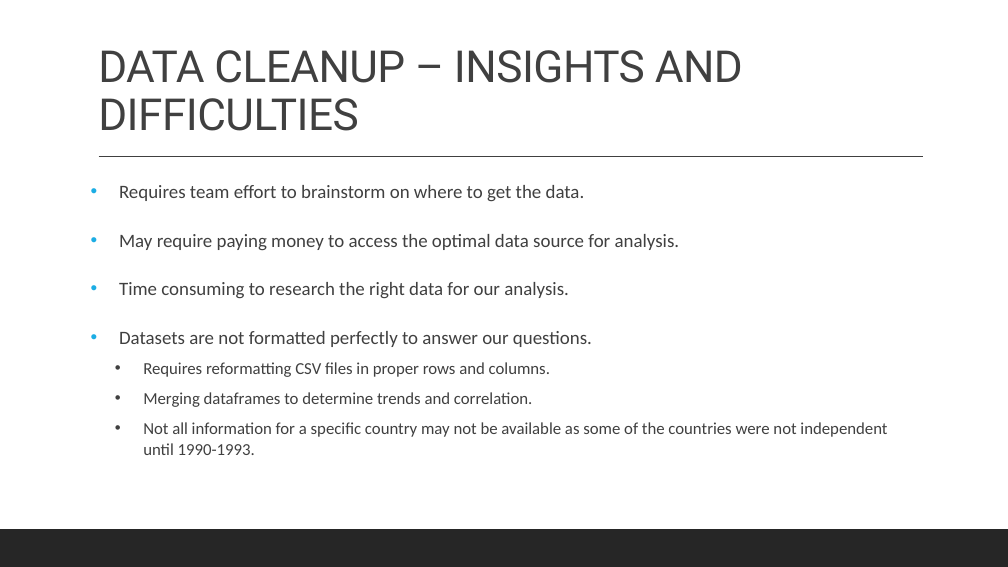
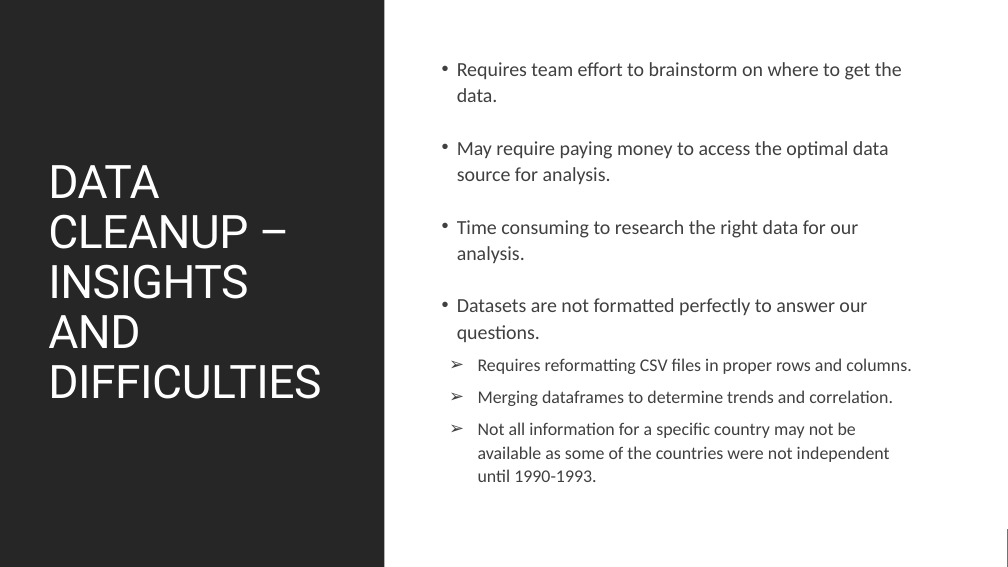
Before and after one commit to cbeachey/project1_influencers, a slide deck: slide 8 of Effects of Sugar Consumption.pptx (slide 7 before the commit). Drawn at 1008x567 pixels with LibreOffice and Linux fonts; fonts in the diff are those of the drawing. Boxes give left, top, right and bottom in pixels: in the first picture for what was removed or moved away, otherwise in the second. Text is boxed around its words. In the diff, an @@ line names an element or a change of style, - is before the commit and + after.

```diff
--- a/Effects of Sugar Consumption.pptx
+++ b/Effects of Sugar Consumption.pptx
@@ rectangle added at <box>0,0,1008,567</box>, fill #FFFFFF @@
@@ rectangle added at <box>0,0,384,567</box>, fill #262626 @@
@@ title "DATA CLEANUP – INSIGHTS AND ...": place and size @@
-title "DATA CLEANUP – INSIGHTS AND ..." at <box>98,50,743,131</box>
+title "DATA CLEANUP – INSIGHTS AND ..." at <box>48,165,321,399</box>
@@ title "DATA CLEANUP – INSIGHTS AND ..." at <box>48,165,321,399</box>: size 42 to 44 pt, text colour #404040 to #FFFFFF; vertical alignment bottom to middle @@
@@ text "Requires team effort to brainstorm ...": place and size @@
-text "Requires team effort to brainstorm ..." at <box>119,185,887,455</box>
+text "Requires team effort to brainstorm ..." at <box>457,62,911,482</box>
@@ text "Requires team effort to brainstorm ..." at <box>457,62,911,482</box>: size 18 to 19 pt in "Requires team effort to brainstorm on where ...", "May require paying money to access the ...", "Time consuming to research the right data ...", "Datasets are not formatted perfectly to answer ..."; size 16 to 17 pt in "Requires reformatting CSV files in proper rows ...", "Merging dataframes to determine trends and correlation.", "Not all information for a specific country ..."; list level 1 to 2 in "Requires team effort to brainstorm ..."; line spacing 1.07 to 1.1; list level 1 to 2 in "May require paying money to ..."; list level 1 to 2 in "Time consuming to research the ..."; list level 1 to 2 in "Datasets are not formatted perfectly ..."; bullet • to ➢ @@
@@ line removed from (99, 157) to (923, 157) @@
```
Also in this commit, not shown: 10 other slides changed, 3 slides added, 2 slides removed, 6 other files.
